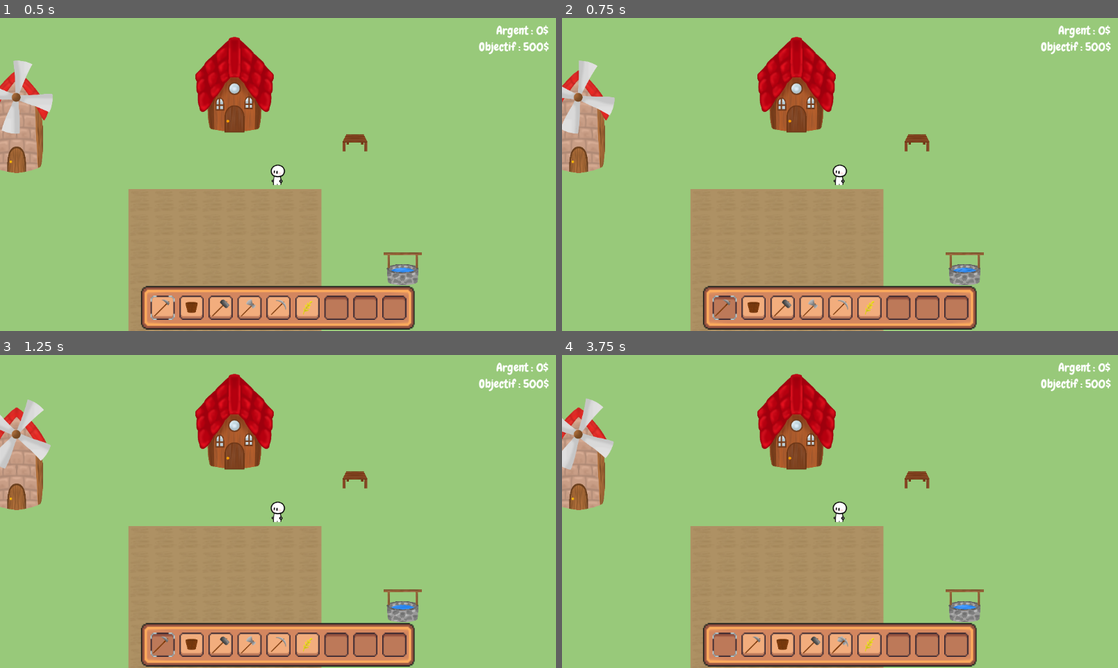
Above: before the commit, frames 1-4 (two rows, left to right).
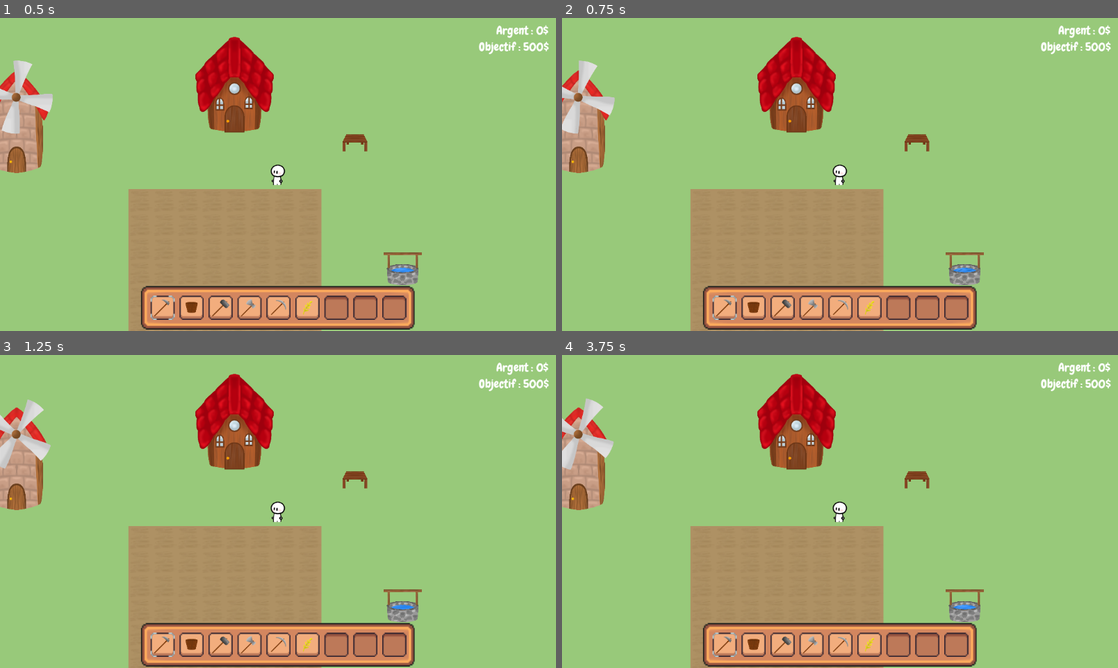
Above: after the commit, the same moments.

Repository: LaClimSx/Back-to-the-roots
Game: Godot game, scene res://Scenes/world.tscn
The game is run twice, just before and just after one commit, with the same random seed, the same clock (stepped at 60 frames per second) and the same inputs.
Inputs (mouse positions are in pixels of both pictures, inside the frame that each line leads up to):
- Up to frame 1 (0.5 s): no input
- Up to frame 2 (0.75 s): click (723, 309) at 0.5 s
- Up to frame 3 (1.25 s): no input
- Up to frame 4 (3.75 s): click (751, 646) at 1.25 s; click (784, 646) at 2 s; click (812, 646) at 2.75 s; click (840, 646) at 3.5 s

Frame 1 is identical in both runs. In frame 2, 0.2% of the frame differs, in the area x 27-32%, y 89-96%; in frame 3, 0.2%; in frame 4, 0.5%, in the area x 27-52%, y 89-96%.

Commit message:
fix: bunch of fixes from last meeting

Diff:
--- a/Inventory/inventory_gui.gd
+++ b/Inventory/inventory_gui.gd
@@ -26,9 +26,10 @@
 		var slot = slots[i]
 		slot.index = i
 
-		var callable = Callable(onSlotClicked)
-		callable = callable.bind(slot)
-		slot.pressed.connect(callable)
+		#Uncomment these lines to manage the inventory with the mouse
+		#var callable = Callable(onSlotClicked)
+		#callable = callable.bind(slot)
+		#slot.pressed.connect(callable)
 
 func update():
 	for i in range(min(inventory.slots.size(),slots.size())):
--- a/Inventory/item.gd
+++ b/Inventory/item.gd
@@ -3,7 +3,7 @@
 
 @export var name: String = ""
 @export var texture: Texture2D
-@export var maxAmount: int = 99
+@export var maxAmount: int = 999
 
 func use(player: Player) -> void:
 	pass
--- a/Scripts/building.gd
+++ b/Scripts/building.gd
@@ -69,7 +69,7 @@
 func checkInteraction() -> void:
 	if interactable && player_inside && Input.is_action_just_released("Interact") && state > 0:
 		if corresponding_item_name :
-			if selected_item && selected_item.name == corresponding_item_name:
+			if selected_item && selected_item.name == corresponding_item_name && selected_item.state > 0:
 				interact()
 		else:
 			interact()
--- a/Scripts/door.gd
+++ b/Scripts/door.gd
@@ -15,6 +15,7 @@
 			$porte.play("opening_abimé")
 			await $porte.animation_finished
 			$porte.play("ouvert_abimé")
+		else : return
 
 
 func _on_player_detected_body_exited(body: Node2D) -> void:
@@ -28,11 +29,15 @@
 			$porte.play("closing_abimé")
 			await $porte.animation_finished
 			$porte.play("fermé_abimé")
+		else : return
 
 
-
+#Note: This function is weird and could probably be written better. Tech debt
 func _on_s_state(s: Building.STATE) -> void:
 	state = s
+	if state == Building.STATE.broken:
+		$porte.play("fermé_cassé")
+		return
 	if player_inside: return
 	match state:
 		Building.STATE.good: $porte.play("fermé_bon")
--- a/Scripts/forest.gd
+++ b/Scripts/forest.gd
@@ -1,6 +1,7 @@
 extends Building
 
 @onready var stick = preload("res://Inventory/Items/stick.tres")
+const BASE_DIVIDER = 12
 
 # Called when the node enters the scene tree for the first time.
 func _ready():
@@ -27,17 +28,30 @@
 	if state == STATE.good:
 		match selected_item.state:
 			#If mid axe
-			1: inventory_gui.insert_item(stick, 2)
+			1:
+				inventory_gui.insert_item(stick, 2)
+				damage_itself_N(2 * BASE_DIVIDER)
 			#If good axe
-			2: inventory_gui.insert_item(stick, 4)
+			2:
+				inventory_gui.insert_item(stick, 4)
+				damage_itself_N(4 * BASE_DIVIDER)
 	elif state == STATE.mid:
 		match selected_item.state:
 			#If mid axe
-			1: inventory_gui.insert_item(stick, 1)
+			1:
+				inventory_gui.insert_item(stick, 1)
+				damage_itself_N(1 * BASE_DIVIDER)
 			#If good axe
-			2: inventory_gui.insert_item(stick, 3)
-	damage_itself()
+			2:
+				inventory_gui.insert_item(stick, 3)
+				damage_itself_N(3 * BASE_DIVIDER)
+
 	inventory_gui.use_item()
+
+func damage_itself_N(divider : int) -> void:
+	durability = clamp(durability - max_durability/divider, 0, max_durability)
+	checkState()
+	animate()
 
 func timer_timeout() -> void:
 	if state == STATE.broken: return
--- a/Scripts/quarry.gd
+++ b/Scripts/quarry.gd
@@ -1,6 +1,7 @@
 extends Building
 
 @onready var stone : Item = preload("res://Inventory/Items/stone.tres")
+const BASE_DIVIDER = 20
 
 
 # Called when the node enters the scene tree for the first time.
@@ -28,20 +29,28 @@
 	if state == STATE.good:
 		match selected_item.state:
 			#If mid pickaxe
-			1: inventory_gui.insert_item(stone, 2)
+			1:
+				inventory_gui.insert_item(stone, 2)
+				damage_itself_N(2 * BASE_DIVIDER)
 			#If good pickaxe
-			2: inventory_gui.insert_item(stone, 4)
+			2:
+				inventory_gui.insert_item(stone, 4)
+				damage_itself_N(4 * BASE_DIVIDER)
 	elif state == STATE.mid:
 		match selected_item.state:
 			#If mid pickaxe
-			1: inventory_gui.insert_item(stone, 1)
+			1:
+				inventory_gui.insert_item(stone, 1)
+				damage_itself_N(1 * BASE_DIVIDER)
 			#If good pickaxe
-			2: inventory_gui.insert_item(stone, 3)
-	damage_itself()
+			2:
+				inventory_gui.insert_item(stone, 3)
+				damage_itself_N(3 * BASE_DIVIDER)
 	inventory_gui.use_item()
 
-func damage_itself() -> void:
-	durability = clamp(durability - max_durability/20, 0, max_durability)
+
+func damage_itself_N(divider : int) -> void:
+	durability = clamp(durability - max_durability/divider, 0, max_durability)
 	checkState()
 	animate()
 
--- a/Scripts/world.gd
+++ b/Scripts/world.gd
@@ -43,7 +43,7 @@
 		#If clicked tile has grown wheat, add 1 to 3 wheat to inventory and remove the wheat from the tile
 		#Also set the tile to dirt
 		if crops.get_cell_atlas_coords(viewing_tile) == Vector2i(2,0) :
-			inventory_gui.insert_item(wheat_item,randi_range(1,3))
+			inventory_gui.insert_item(wheat_item,2)
 			crops.set_cell(viewing_tile)
 			ground.set_cell(viewing_tile, 0, Vector2i(1,0))
 			print("Harvested")
